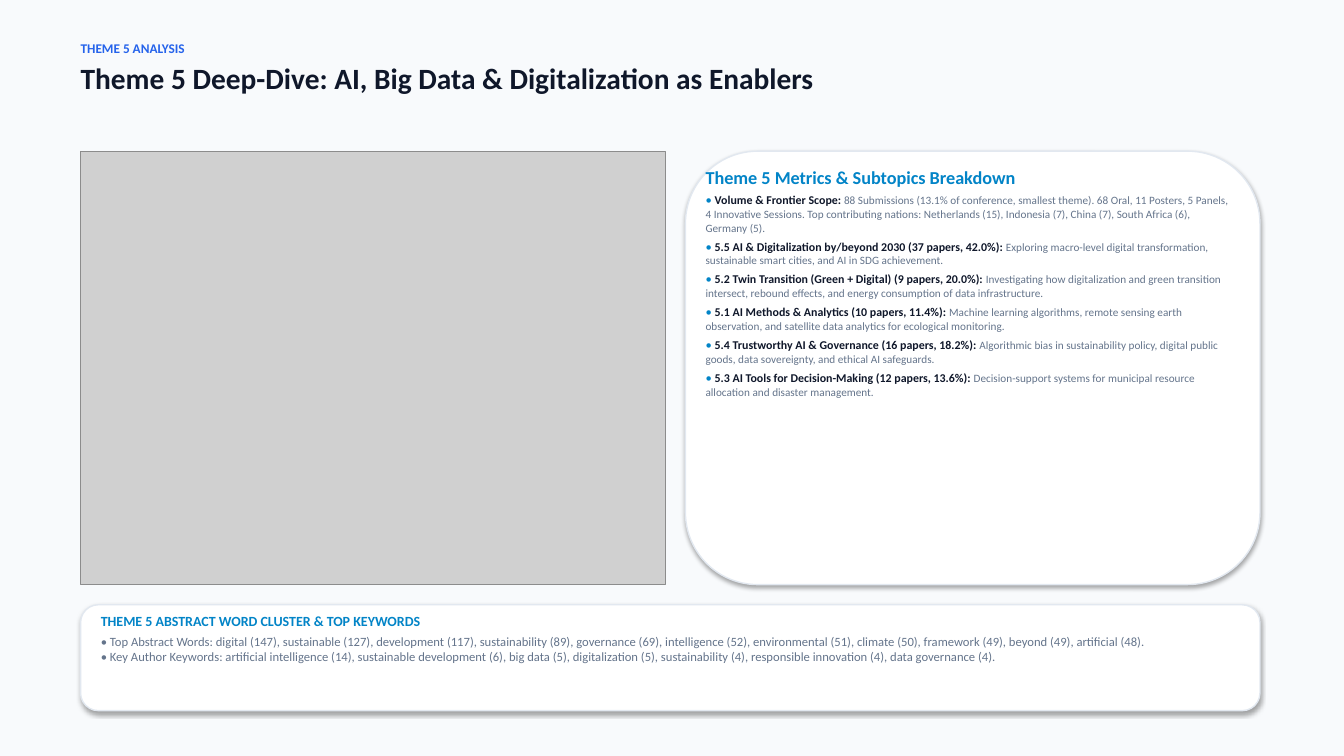
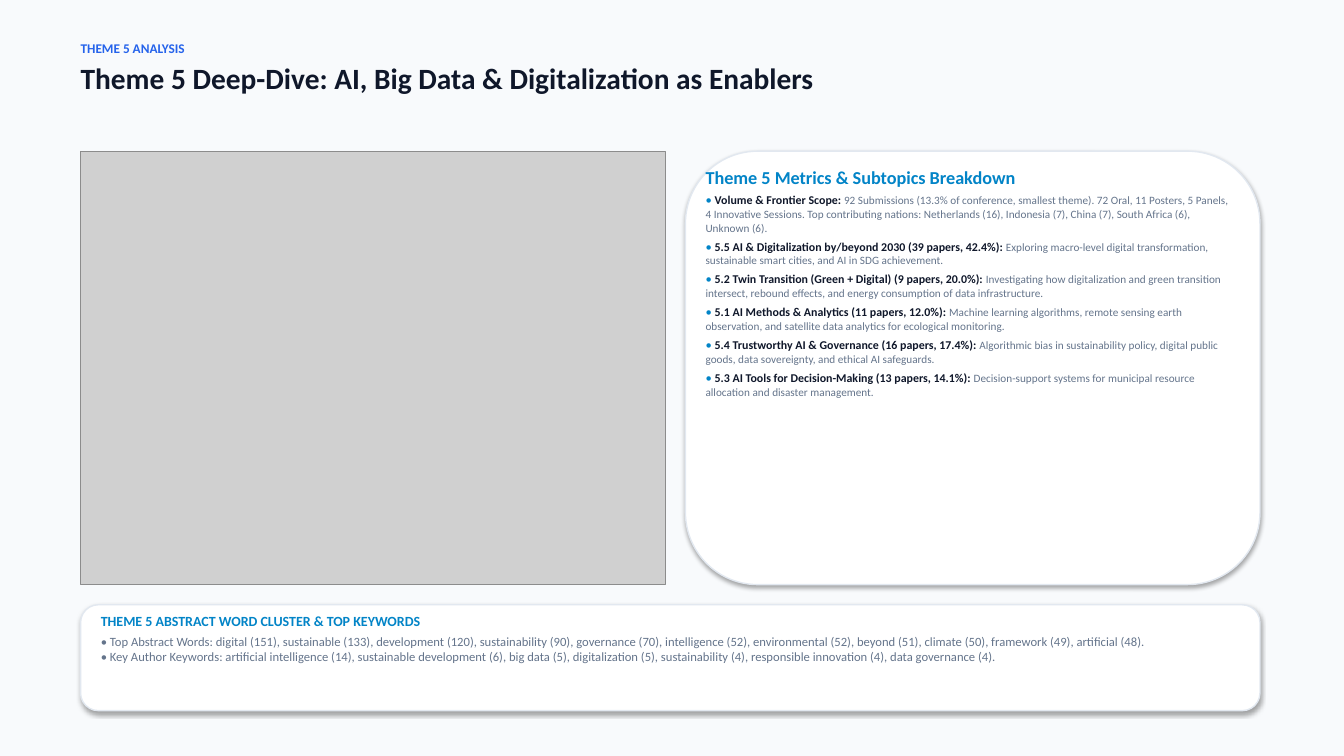
Before and after one commit to ponraj-aru/gsc2027-dashboard, a slide deck: slide 12 of GSC2027_Abstract_Submissions_Analysis_Report.pptx. Drawn at 1344x756 pixels with LibreOffice and Linux fonts; fonts in the diff are those of the drawing; grey boxes stand for pictures. Boxes give left, top, right and bottom in pixels: in the first picture for what was removed or moved away, otherwise in the second. Text is boxed around its words. In the diff, an @@ line names an element or a change of style, - is before the commit and + after.

Commit message:
Update dashboard with latest abstracts from adminPapersBrowse_2026-10-27_04-05-02.doc as of 2026-10-27 09:05:53

```diff
--- a/GSC2027_Abstract_Submissions_Analysis_Report.pptx
+++ b/GSC2027_Abstract_Submissions_Analysis_Report.pptx
@@ text at [706, 195, 1228, 265]: text changed @@
-• Volume & Frontier Scope: 88 Submissions (13.1% of conference, smallest theme). 68 Oral, 11 Posters, 5 Panels, 4 Innovative Sessions. Top contributing nations: Netherlands (15), Indonesia (7), China (7), South Africa (6), Germany (5).
-• 5.5 AI & Digitalization by/beyond 2030 (37 papers, 42.0%): Exploring macro-level digital transformation, sustainable smart cities, and AI in SDG achievement.
+• Volume & Frontier Scope: 92 Submissions (13.3% of conference, smallest theme). 72 Oral, 11 Posters, 5 Panels, 4 Innovative Sessions. Top contributing nations: Netherlands (16), Indonesia (7), China (7), South Africa (6), Unknown (6).
+• 5.5 AI & Digitalization by/beyond 2030 (39 papers, 42.4%): Exploring macro-level digital transformation, sustainable smart cities, and AI in SDG achievement.
@@ text at [706, 307, 1218, 398]: text changed @@
-• 5.1 AI Methods & Analytics (10 papers, 11.4%): Machine learning algorithms, remote sensing earth observation, and satellite data analytics for ecological monitoring.
-• 5.4 Trustworthy AI & Governance (16 papers, 18.2%): Algorithmic bias in sustainability policy, digital public goods, data sovereignty, and ethical AI safeguards.
-• 5.3 AI Tools for Decision-Making (12 papers, 13.6%): Decision-support systems for municipal resource allocation and disaster management.
+• 5.1 AI Methods & Analytics (11 papers, 12.0%): Machine learning algorithms, remote sensing earth observation, and satellite data analytics for ecological monitoring.
+• 5.4 Trustworthy AI & Governance (16 papers, 17.4%): Algorithmic bias in sustainability policy, digital public goods, data sovereignty, and ethical AI safeguards.
+• 5.3 AI Tools for Decision-Making (13 papers, 14.1%): Decision-support systems for municipal resource allocation and disaster management.
@@ text at [110, 637, 1145, 663]: text changed @@
-• Top Abstract Words: digital (147), sustainable (127), development (117), sustainability (89), governance (69), intelligence (52), environmental (51), climate (50), framework (49), beyond (49), artificial (48).
-• Key Author Keywords: artificial intelligence (14), sustainable development (6), big data (5), digitalization (5), sustainability (4), responsible innovation (4), data governance (4).
+• Top Abstract Words: digital (151), sustainable (133), development (120), sustainability (90), governance (70), intelligence (52), environmental (52), beyond (51), climate (50), framework (49), artificial (48).
+• Key Author Keywords: artificial intelligence (14), sustainable development (6), big data (5), digitalization (5), sustainability (4), responsible innovation (4), data governance (4).
```
Also in this commit, not shown: 14 other slides changed, 51 other files.
